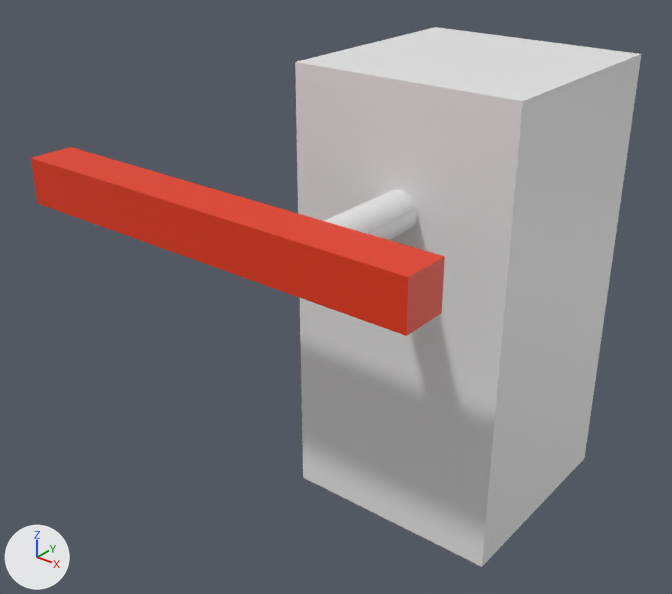
What one commit did to the Blender file game/assets/items/objects_freejoint.blend.
Both versions are drawn from a camera (50 mm lens) standing at (3.87, -6.58, 5.53) and looking at (-0.84, -0.69, 1.88). Every picture has the same lights, and +X, +Y and +Z are marked at lower left.

Objects in the first picture: 'Base-rigidmeshcol', 'Mobile-meshcol', 'Shaft-mesh'.
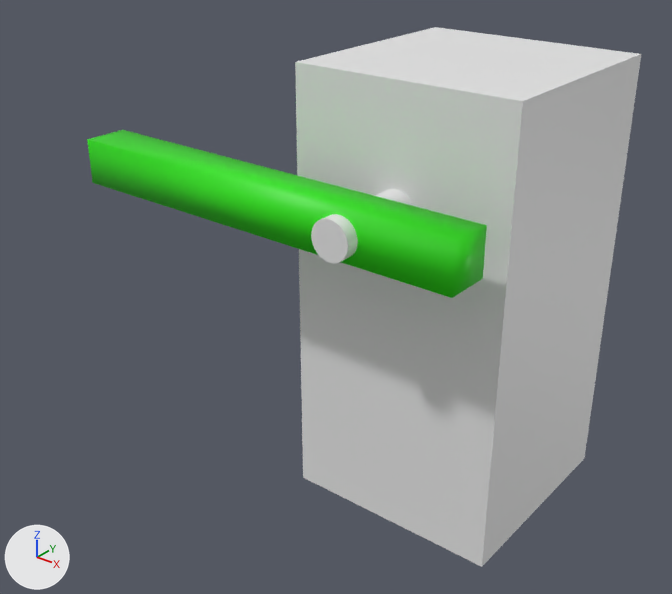
ob_joint1_rigidjoint_freeyrot is not drawn itself; it is the parent of ob_mobile_meshcol, ob_shaft_mesh.

The change, as a diff of the scene's bpy script:
```diff
--- a/game/assets/items/objects_freejoint.blend.py
+++ b/game/assets/items/objects_freejoint.blend.py
@@ mat_green @@
+mat_green = principled_material('Green')
+mat_green.base_color = (0.0255, 0.8, 0.00232)  # green #2ce708
@@ me_cube_004 @@
 me_cube_004.from_pydata(...)  # 8 vertices, 6 faces; spans x -1.9..1.9, y -0.2..0.2, z -0.2..0.2
 # used by ob_mobile_meshcol; parent = ob_joint1_rigidjoint_freeyrot; location = (0.867, 2.132, 3.0)
-me_cube_004.materials.append(mat_red)  # red #e73812
+# me_cube_004 part 1: edges marked sharp go from 0 to 12
+me_cube_004.materials.append(mat_green)  # green #2ce708
@@ me_cylinder @@
 me_cylinder.from_pydata(...)  # 64 vertices, 34 faces; spans x -1.0..1.0, y -5.99..5.99, z -0.17..0.17
 # used by ob_shaft_mesh; parent = ob_joint1_rigidjoint_freeyrot; location = (-0.0334, 1.189, 3.0); scale = (0.167, 0.167, 1.0)
+# me_cylinder part 2: the whole mesh is scaled about its middle by (1, 0.606, 1), then moved by (0.0, -2.36, 0.0)
@@ ob_joint1_rigidjoint_freeyrot @@
 ob_joint1_rigidjoint_freeyrot.matrix_parent_inverse = Matrix(((1.0, 0.0, 0.0, 0.0), (0.0, 1.0, 0.0, 0.0), (0.0, 0.0, 1.0, -2.0), (0.0, 0.0, 0.0, 1.0)))
-ob_joint1_rigidjoint_freeyrot.location = (0.0334, 0.0, 3.0)
+ob_joint1_rigidjoint_freeyrot.location = (0.0, -1.5, 3.0)
 ob_joint1_rigidjoint_freeyrot.rotation_euler = (0.0, 0.0, -3.142)  # degrees (0, 0, -180)
@@ ob_mobile_meshcol @@
 ob_mobile_meshcol.matrix_parent_inverse = Matrix(((1.0, 0.0, 0.0, 0.0334), (0.0, 1.0, 0.0, 0.0), (0.0, 0.0, 1.0, -3.0), (0.0, 0.0, 0.0, 1.0)))
-ob_mobile_meshcol.location = (0.867, 2.132, 3.0)
+ob_mobile_meshcol.location = (0.9, 0.0, 3.0)
@@ ob_shaft_mesh @@
 ob_shaft_mesh.matrix_parent_inverse = Matrix(((1.0, 0.0, 0.0, 0.0334), (0.0, 1.0, 0.0, 0.0), (0.0, 0.0, 1.0, -3.0), (0.0, 0.0, 0.0, 1.0)))
-ob_shaft_mesh.location = (-0.0334, 1.189, 3.0)
+ob_shaft_mesh.location = (-0.0334, 0.103, 3.0)
 ob_shaft_mesh.scale = (0.167, 0.167, 1.0)
```

Changed parts and their boxes (x1, y1, x2, y2) in the pictures (672 x 594 px):
'Mobile-meshcol', recoloured, shading changed, moved
    before: (31, 147, 445, 336)
    after: (87, 130, 487, 298)
'Shaft-mesh', mesh rescaled, moved
    before: (324, 190, 417, 240)
    after: (311, 189, 412, 263)
